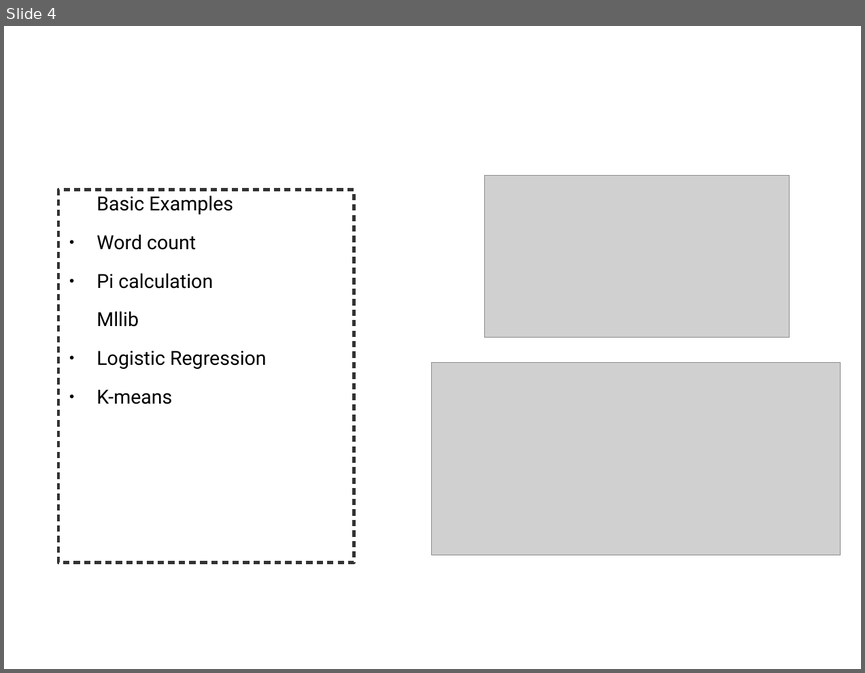
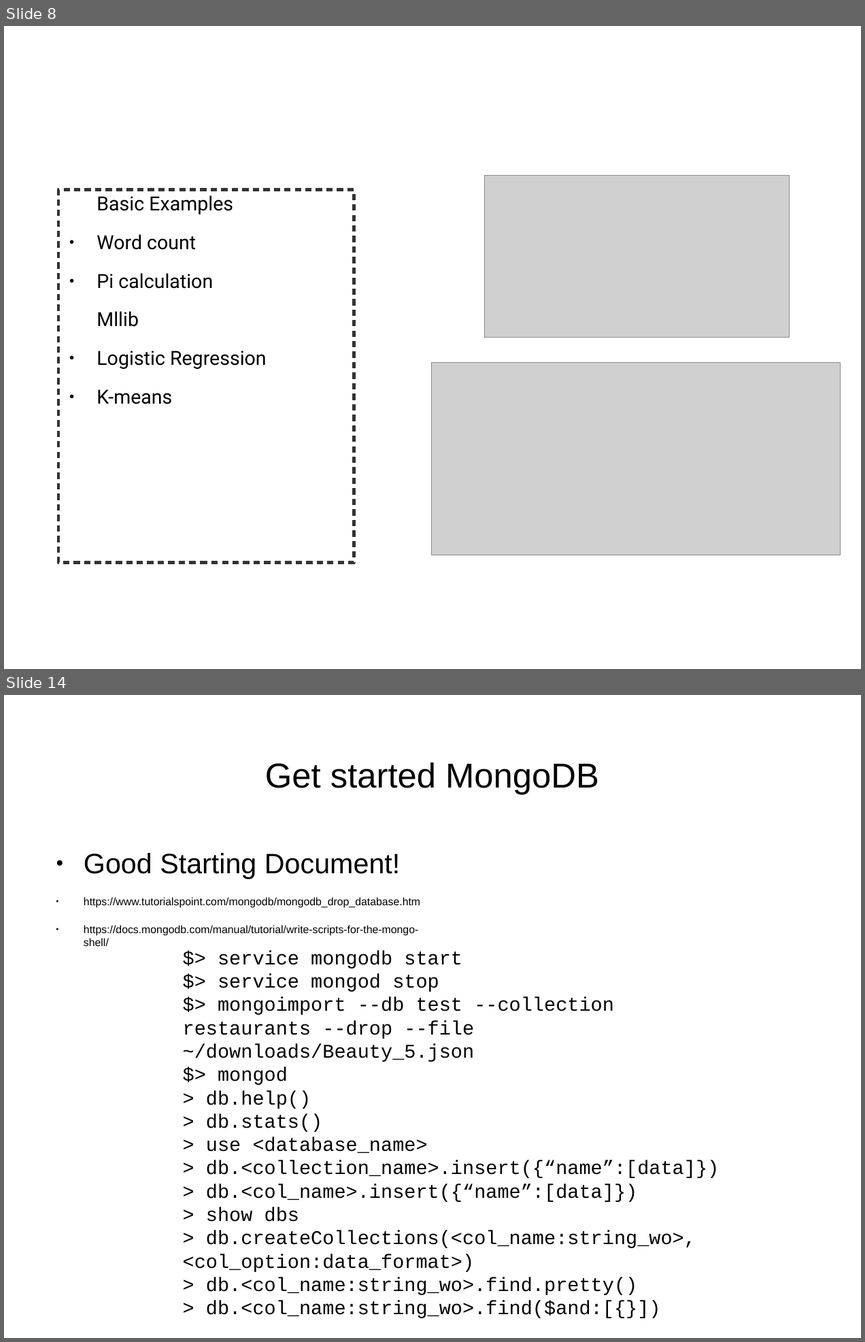
Before and after one commit to TedJeong/vipidly-vociferous, a slide deck: notes/병렬컴퓨팅부터분산컴퓨팅까지.odp. Shown one above the other, each under a label of ours: slide 4 before the commit, slides 8 and 14 after it; the slides between them are not shown. The pictures are 865x673 and 865x1342 pixels, drawn with LibreOffice and Linux fonts; fonts in the diff are those of the drawing; grey boxes stand for pictures. Boxes give left, top, right and bottom in pixels: in the first picture for what was removed or moved away, otherwise in the second. Text is boxed around its words. In the diff, an @@ line names an element or a change of style, - is before the commit and + after.

```diff
--- a/notes/병렬컴퓨팅부터분산컴퓨팅까지.odp
+++ b/notes/병렬컴퓨팅부터분산컴퓨팅까지.odp
@@ slide 14 added at (4,695,861,1338), background #FFFFFF @@
@@ title added at (265,762,599,795), 32 pt, text #000000 @@
+Get started MongoDB
@@ text added at (84,853,420,946), 10 pt, text #000000 @@
+● Good Starting Document!
+● https://www.tutorialspoint.com/mongodb/mongodb_drop_database.htm
+● https://docs.mongodb.com/manual/tutorial/write-scripts-for-the-mongo-shell/
@@ text added at (183,951,719,1318), 18 pt, text #000000 @@
+$> service mongodb start
+$> service mongod stop
+$> mongoimport --db test --collection restaurants --drop --file ~/downloads/Beauty_5.json
+$> mongod
+> db.help()
+> db.stats()
+> use <database_name>
+> db.<collection_name>.insert({“name”:[data]})
+> db.<col_name>.insert({“name”:[data]})
+> show dbs
+> db.createCollections(<col_name:string_wo>, <col_option:data_format>)
+> db.<col_name:string_wo>.find.pretty()
+> db.<col_name:string_wo>.find($and:[{}])
@@ what was slide 4 is now slide 8 @@
```
Also in this commit, not shown: 5 slides changed, 7 other slides added, 2 other files.
